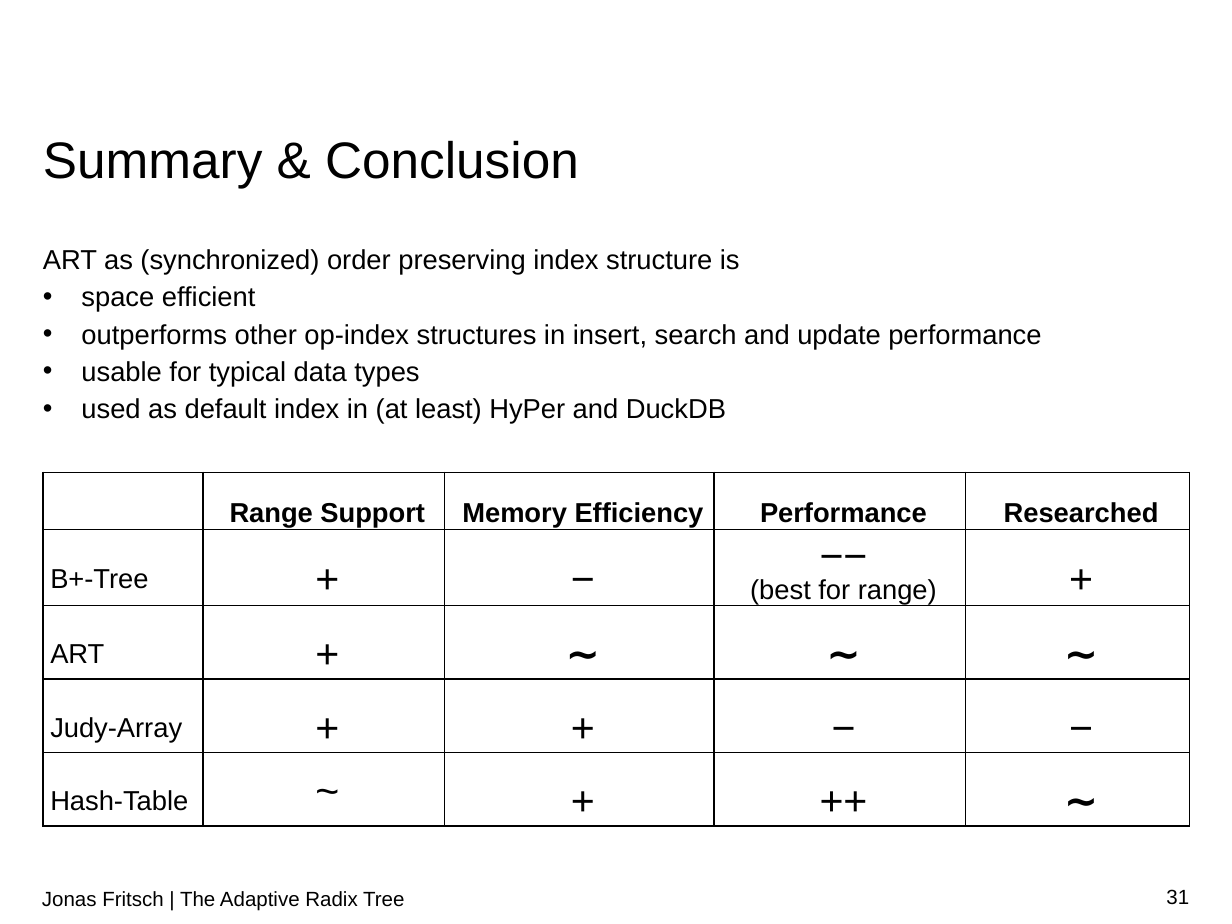
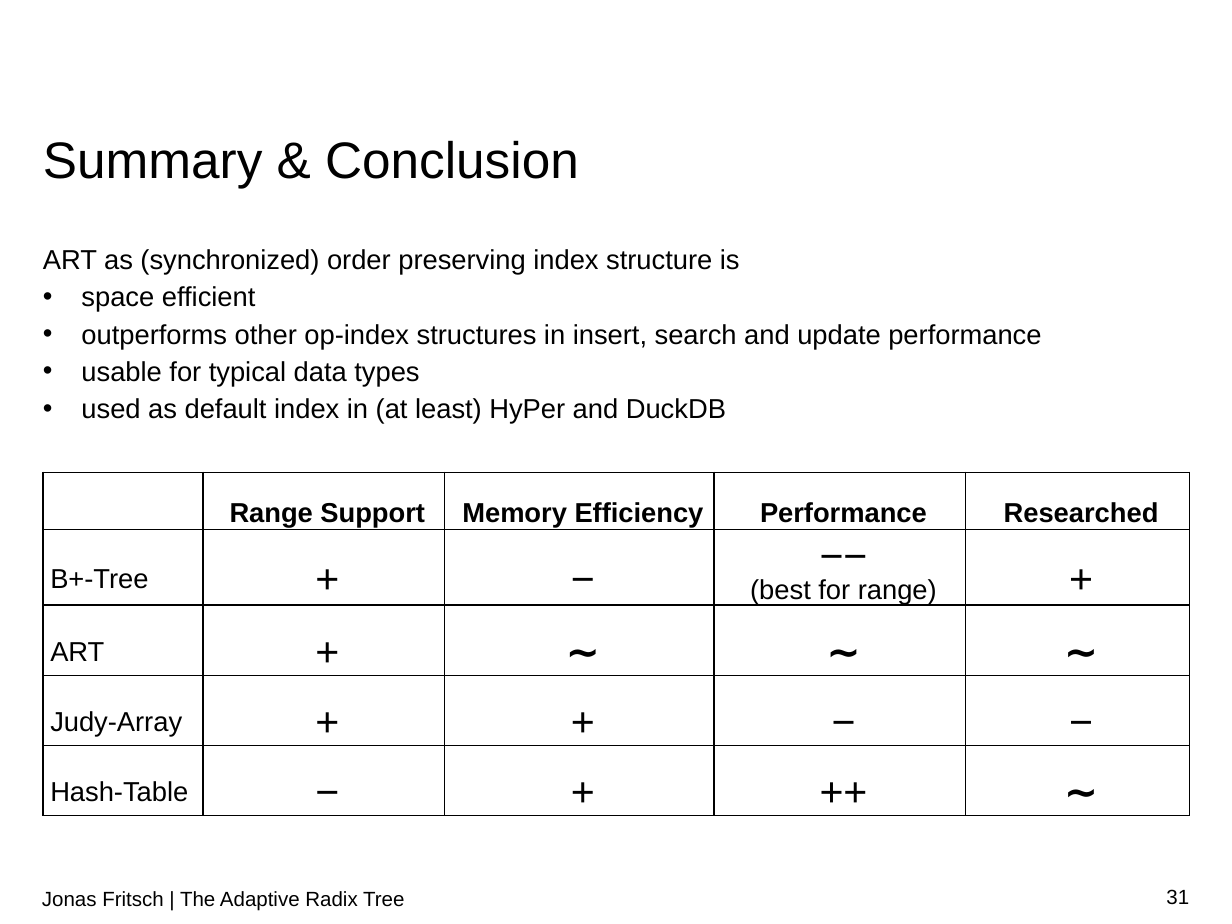
Before and after one commit to atalantus/The-Adaptive-Radix-Tree, a slide deck: slide 31 of Presentation/The Adaptive Radix Tree.pptx. Drawn at 1232x924 pixels with LibreOffice and Linux fonts; fonts in the diff are those of the drawing; background and template pictures are left out. Boxes give left, top, right and bottom in pixels: in the first picture for what was removed or moved away, otherwise in the second. Text is boxed around its words. In the diff, an @@ line names an element or a change of style, - is before the commit and + after.

```diff
--- a/Presentation/The Adaptive Radix Tree.pptx
+++ b/Presentation/The Adaptive Radix Tree.pptx
@@ table at [43,473,1190,827] @@
-row 5, column 2: ~
+row 5, column 2: −
```
Also in this commit, not shown: 3 other slides changed.
